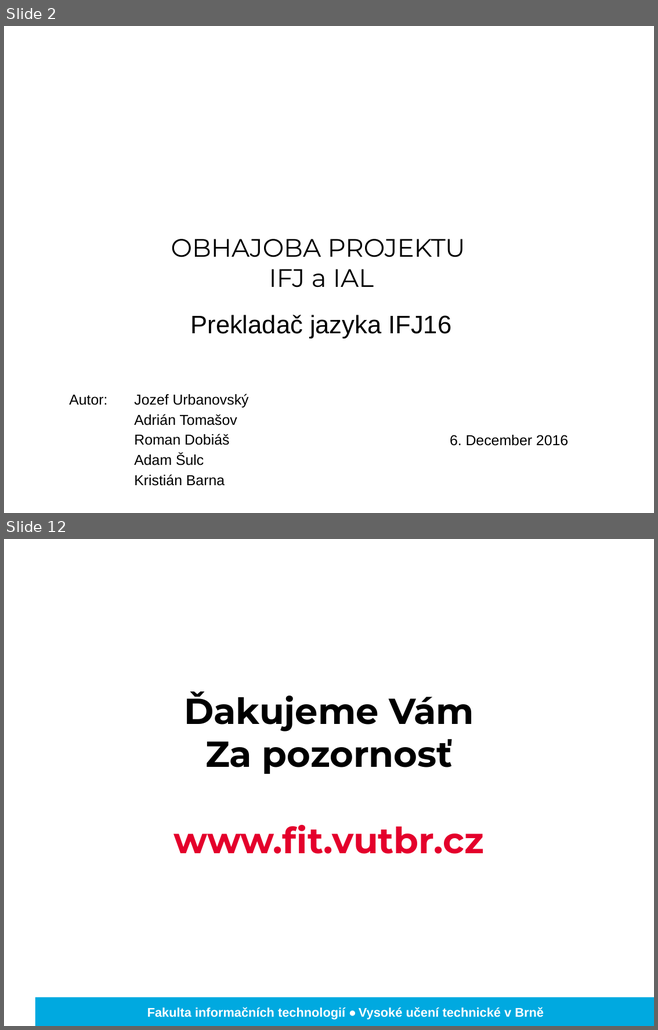
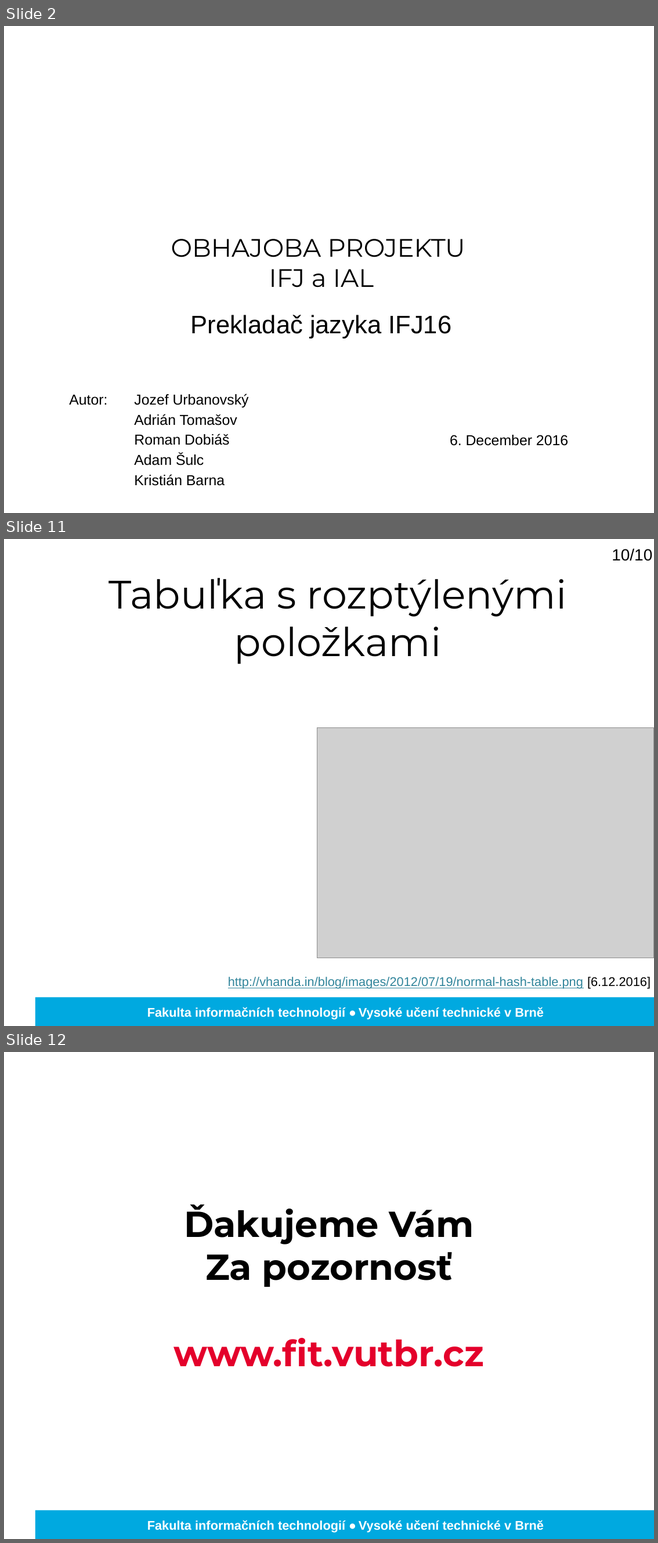
Before and after one commit to adiosnb/IFJ, a slide deck: doc/prezentacia.pptx. Shown one above the other, each under a label of ours: slides 2 and 12 before the commit, slides 2, 11 and 12 after it; the slides between them are not shown. The pictures are 658x1030 and 658x1543 pixels, drawn with LibreOffice and Linux fonts; fonts in the diff are those of the drawing; grey boxes stand for pictures; background and template pictures are left out. Boxes give left, top, right and bottom in pixels: in the first picture for what was removed or moved away, otherwise in the second. Text is boxed around its words. In the diff, an @@ line names an element or a change of style, - is before the commit and + after.

```diff
--- a/doc/prezentacia.pptx
+++ b/doc/prezentacia.pptx
@@ slide 11 added at (x1=4, y1=539, x2=654, y2=1026), background picture (left out); not listed: 2 template elements that a slide beside it also shows @@
@@ text added at (x1=611, y1=548, x2=652, y2=561), 18 pt, text #000000 @@
+10/10
@@ title added at (x1=108, y1=578, x2=567, y2=664), 44 pt, text #000000 @@
+Tabuľka s rozptýlenými položkami
@@ picture added at (x1=317, y1=728, x2=654, y2=958) @@
@@ text added at (x1=228, y1=977, x2=650, y2=989), 14 pt, text #31859B, underline @@
+http://vhanda.in/blog/images/2012/07/19/normal-hash-table.png [6.12.2016]
```
Also in this commit, not shown: 8 slides changed, 1 slide removed.
